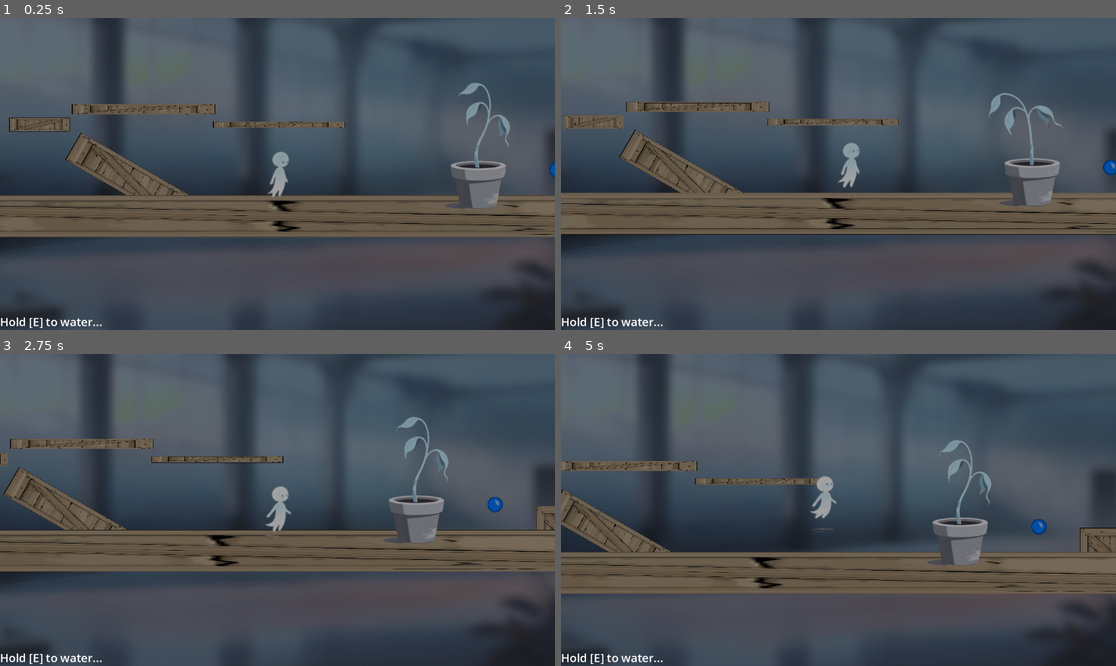
Above: before the commit, frames 1-4 (two rows, left to right).
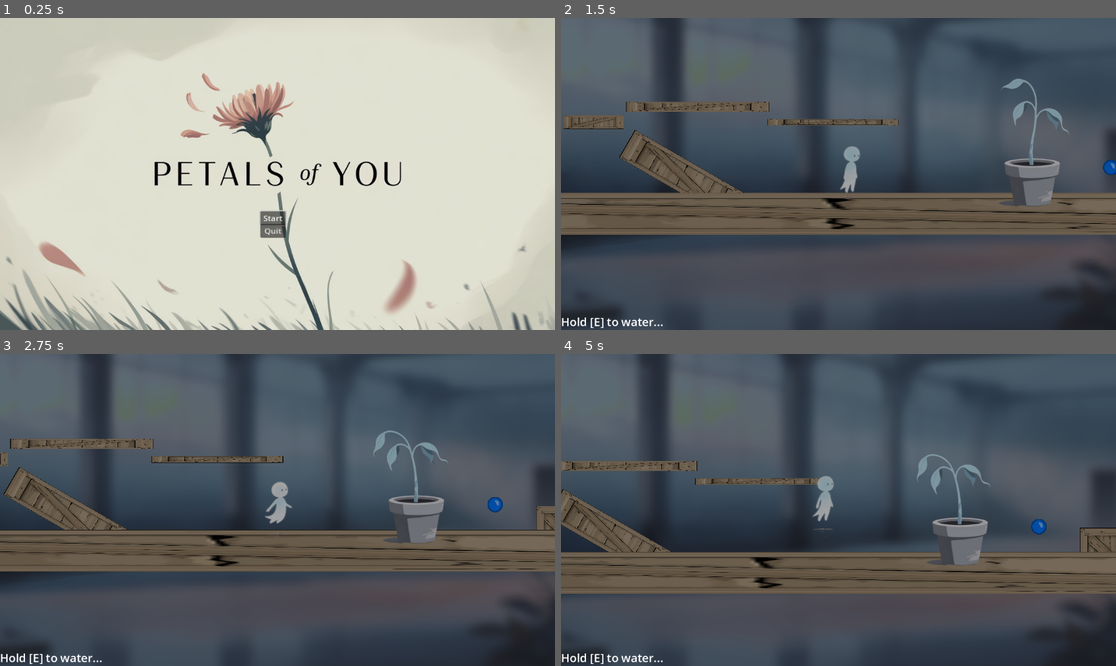
Above: after the commit, the same moments.

Repository: Yoloweeb/petals-of-you
Game: Godot game, scene res://scenes/start_menu.tscn
The game is run twice, just before and just after one commit, with the same random seed, the same clock (stepped at 60 frames per second) and the same inputs. Before the commit the project starts from res://scenes/levels/wither.tscn. The engine's default icon, where the game draws it, is replaced by a stand-in: a white triangle on a blue panel in a dark square.
Inputs (mouse positions are in pixels of both pictures, inside the frame that each line leads up to):
- Up to frame 1 (0.25 s): no input
- Up to frame 2 (1.5 s): click (832, 217) at 0.5 s, where only the run after the commit has a clickable "Start"; tap Enter at 1.25 s; move the mouse to (960, 158) at 1.27 s; hold D (move_right) from 1.28 s (still down); hold E (interact) from 1.28 s (still down); click (960, 158) at 1.42 s
- Up to frame 3 (2.75 s): tap Space (jump) at 1.52 s; release D (move_right) at 2 s; release E (interact) at 2 s; drag from (166, 525) to (432, 534) at 2.02 s
- Up to frame 4 (5 s): move the mouse to (894, 441) at 2.77 s; hold D (move_right) 2.78-3.5 s; tap Shift at 2.85 s; drag from (810, 572) to (1010, 503) at 3.52 s; move the mouse to (1005, 556) at 4.27 s; hold A (move_left) from 4.28 s (still down); tap Z at 4.35 s; tap Space (jump) at 4.52 s

The runs differ from the first frame. In frame 1, 99% of the frame differs, in the area x 0-100%, y 0-100%; in frame 2, 1.7%; in frame 3, 0.9%; in frame 4, 0.8%.

Commit message:
Add start menu scene with title image

Diff:
--- a/project.godot
+++ b/project.godot
@@ -11,7 +11,7 @@
 [application]
 
 config/name="Petals of You"
-run/main_scene="uid://dls347rp3xbk5"
+run/main_scene="uid://cti2qw6bihbwd"
 config/features=PackedStringArray("4.5", "Forward Plus")
 config/icon="res://icon.svg"
 
--- a/scenes/start_menu.tscn
+++ b/scenes/start_menu.tscn
@@ -1,6 +1,7 @@
-[gd_scene load_steps=2 format=3 uid="uid://cti2qw6bihbwd"]
+[gd_scene load_steps=3 format=3 uid="uid://cti2qw6bihbwd"]
 
 [ext_resource type="Texture2D" uid="uid://d1sm5pxmaxgc8" path="res://art/petals_of_you_title.jpeg" id="1_ouf4f"]
+[ext_resource type="Script" uid="uid://djx5r15op6nyx" path="res://scripts/start_menu.gd" id="1_thu50"]
 
 [node name="StartMenu" type="Control"]
 layout_mode = 3
@@ -9,6 +10,7 @@
 anchor_bottom = 1.0
 grow_horizontal = 2
 grow_vertical = 2
+script = ExtResource("1_thu50")
 
 [node name="CenterContainer" type="CenterContainer" parent="."]
 layout_mode = 0
@@ -17,6 +19,7 @@
 scale = Vector2(0.88000077, 0.88000035)
 
 [node name="PanelContainer" type="PanelContainer" parent="CenterContainer"]
+custom_minimum_size = Vector2(400, 0)
 layout_mode = 2
 
 [node name="VBoxContainer" type="VBoxContainer" parent="CenterContainer/PanelContainer"]
@@ -24,8 +27,10 @@
 theme_override_constants/separation = 12
 
 [node name="TitleImage" type="TextureRect" parent="CenterContainer/PanelContainer/VBoxContainer"]
+custom_minimum_size = Vector2(0, 180)
 layout_mode = 2
 texture = ExtResource("1_ouf4f")
+stretch_mode = 5
 
 [node name="Start" type="Button" parent="CenterContainer/PanelContainer/VBoxContainer/TitleImage"]
 layout_mode = 0
@@ -46,3 +51,6 @@
 scale = Vector2(1.2, 1.056)
 theme_override_font_sizes/font_size = 16
 text = "Quit"
+
+[connection signal="pressed" from="CenterContainer/PanelContainer/VBoxContainer/TitleImage/Start" to="." method="_on_start_pressed"]
+[connection signal="pressed" from="CenterContainer/PanelContainer/VBoxContainer/TitleImage/Quit" to="." method="_on_quit_pressed"]
--- a/scripts/start_menu.gd
+++ b/scripts/start_menu.gd
@@ -1 +1,17 @@
-extends Node
+extends Control
+
+const WITHER_SCENE := "res://scenes/levels/wither.tscn"
+
+@onready var start_button: Button = $CenterContainer/PanelContainer/VBoxContainer/TitleImage/Start
+@onready var quit_button: Button = $CenterContainer/PanelContainer/VBoxContainer/TitleImage/Quit
+
+func _ready() -> void:
+	start_button.grab_focus()
+
+
+func _on_start_pressed() -> void:
+	get_tree().change_scene_to_file(WITHER_SCENE)
+
+
+func _on_quit_pressed() -> void:
+	get_tree().quit()
